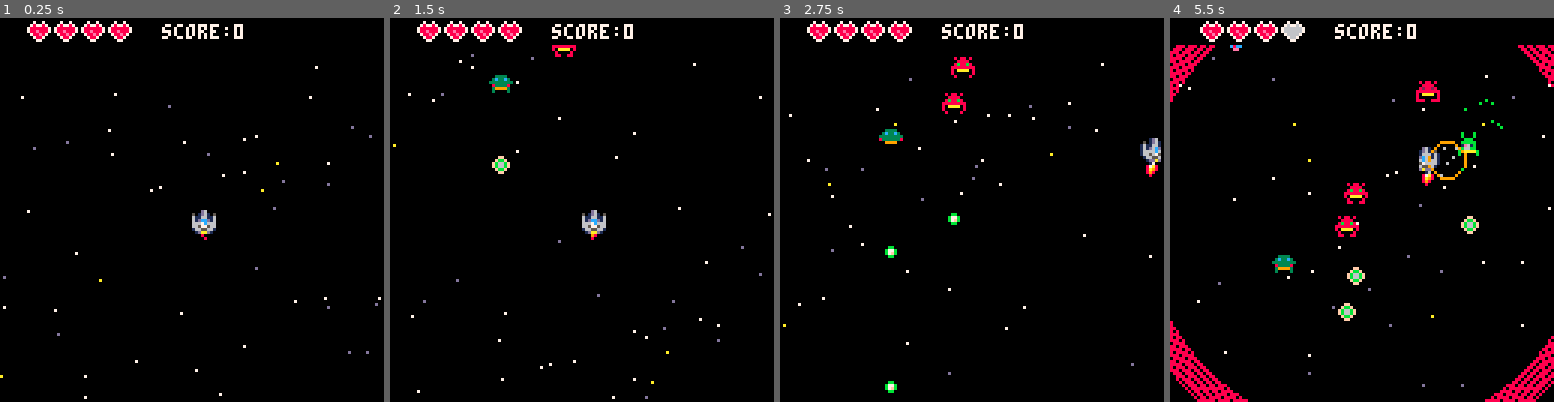
Above: before the commit, frames 1-4 (left to right).
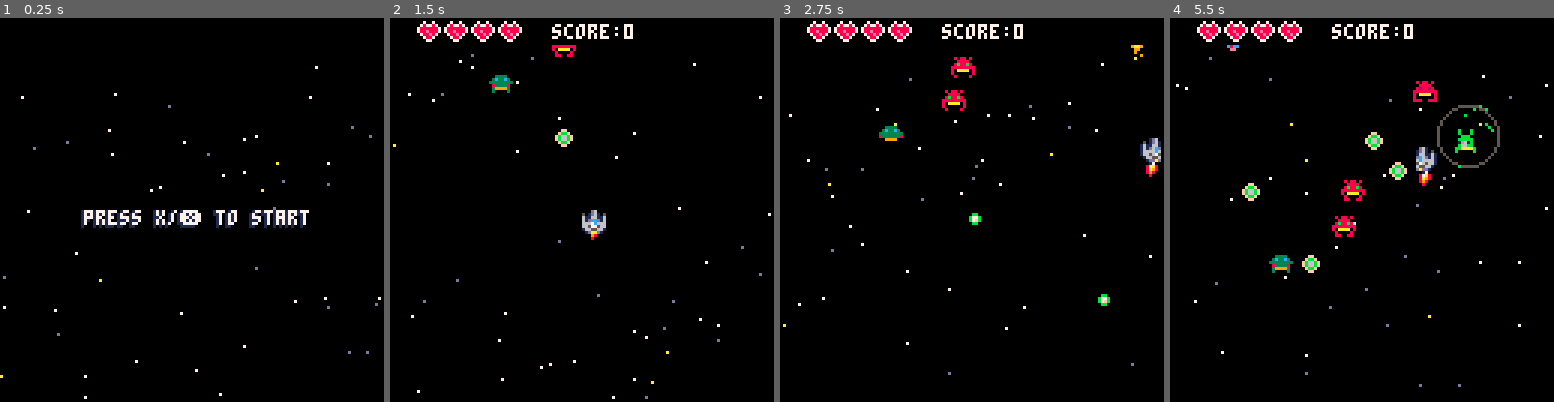
Above: after the commit, the same moments.

Repository: eduszesz/shmup
Game: PICO-8 cartridge myshmup.p8
Two runs of this game, one before a commit and one after it. Both use one fixed random seed, a clock stepped at 60 frames per second and the inputs below.
Inputs:
- Up to frame 1 (0.25 s): no input
- Up to frame 2 (1.5 s): tap X (X key) at 0.33, 1.07 s; tap O (Z key) at 0.7 s
- Up to frame 3 (2.75 s): hold Right 1.6-2.1 s; tap O (Z key) at 1.7, 2.1, 2.5 s; tap X (X key) at 1.85 s; hold Up 2.15-2.42 s; hold Right from 2.47 s (still down)
- Up to frame 4 (5.5 s): tap O (Z key) every 0.4 s from 2.9 to 5.3 s; tap X (X key) at 2.97, 4.08, 5.2 s; release Right at 3.03 s; hold Left 3.08-3.58 s; hold Down 3.63-3.97 s; hold Right 4.02-4.68 s; hold Up 4.73-5.03 s; hold Left from 5.08 s (still down)

The runs differ from the first frame. In frame 1, 3.3% of the frame differs, in the area x 7-81%, y 0-58%; in frame 2, 0.3%; in frame 3, 0.8%; in frame 4, 8.1%, in the area x 0-100%, y 0-100%.

Commit message:
state machine

Diff:
--- a/myshmup.p8
+++ b/myshmup.p8
@@ -6,6 +6,7 @@
 
 function _init()
 	t=0
+	state="start"
 	score=0
 	ship={
 		sp=2,
@@ -39,72 +40,152 @@
 
 function _update()
 	t+=1
-	ship.sp=2
-	ship.sx=0
-	ship.sy=0
-	if btn(0) then
-		ship.sp=1
-		ship.sx=-3
-	end
-	if btn(1) then
-		ship.sp=3
-		ship.sx=3
-	end
-	if btn(2) then
-		ship.sy=-3
-	end
-	if btn(3) then
-		ship.sy=3
-	end
-
-	ship.x+=ship.sx
-	ship.y+=ship.sy
-
-	if ship.x<0 then
-		ship.x=0
-	end
-	if ship.x>120 then
-		ship.x=120
-	end
-
-	if ship.y<0 then
-		ship.y=0
-	end
-	if ship.y>118 then
-		ship.y=118
-	end
-	if t%4<2 then
-		ship.fl=5
-		ship.fli=7
-	else
-		ship.fl=4
-		ship.fli=6
-	end
-
-	if btn(4) then
-		if ftimer<=0 then
-			fire()
-			mksmoke()
-			sfx(1)
-			ftimer=frate
-		end
-	end
-	ftimer-=1
+
+	if state=="start" then
+		update_start()
+	end
+
+	if state=="game" then
+		update_game()
+	end
+
+	if state=="over" then
+		update_over()
+	end
+
+
+
+end
+
+function _draw()
+	cls()
+
+	if state=="start" then
+		draw_start()
+	end
+
+	if state=="game" then
+		draw_game()
+	end
+
+	if state=="over" then
+		draw_over()
+	end
+
+	mkshake()
+	mkflash()
+
+end
+
+function update_start()
 	if btnp(5) then
-		mkenemy()
-	end
-
-
-	--update bullets
+		state="game"
+	end
+end
+
+function update_game()
+	upbullets()
+
+	upe_bullets()
+
+	upenemies()
+
+	upplayer()
+
+	immortal(ship,20)
+end
+
+function update_over()
+
+end
+
+function draw_start()
+	local cl=7
+	if t%16<8 then
+		cl=5
+	end
+	drstars()
+	cprint("press x/❎ to start",63,64,1)
+	cprint("press x/❎ to start",63,65,1)
+	cprint("press x/❎ to start",64,64,cl)
+end
+
+function draw_game()
+	drstars()
+
+	drbullets()
+
+	dre_bullets()
+
+	drenemies()
+
+	drplayer()
+
+	--smokes
+	drsmokes(ship.x,ship.y)
+	--explosions
+	mkexplosions()
+	--debris
+	mkdebris()
+
+	drui()
+end
+
+function draw_over()
+
+end
+
+function mkstars()
+	for i=1,50 do
+		local s={
+									x=rnd(128),
+									y=rnd(128),
+									sy=rnd(1)+1,
+									cl=flr(rnd(4)+7)}
+		if rnd()>0.15 then
+			s.cl=7
+		end
+		if s.sy<1.4 then
+			s.cl=13
+		end
+		add(stars,s)
+	end
+end
+
+function drstars()
+	for s in all(stars) do
+		s.y+=s.sy
+		if s.y>128 then
+			s.y=-10
+			s.x=rnd(128)
+		end
+		pset(s.x,s.y,s.cl)
+	end
+end
+
+function upbullets()
 	for b in all(bullets) do
 		b.y+=b.sy
 		if b.y<-10 then
 			del(bullets,b)
 		end
 	end
-
-	--update e_bullets
+end
+
+function drbullets()
+	for b in all(bullets) do
+		if t%4<2 then
+			b.sp=32
+		else
+			b.sp=33
+		end
+		spr(b.sp,b.x,b.y)
+	end
+end
+
+function upe_bullets()
 	for eb in all(e_bullets) do
+		eb.x+=eb.sx
 		eb.y+=eb.sy
 		if coll(eb,ship) then
 			if not ship.imm then
@@ -121,14 +202,25 @@
 			del(e_bullets,eb)
 		end
 	end
-
-
-	--update enemies
+end
+
+function dre_bullets()
+	for eb in all(e_bullets) do
+		if t%8<4 then
+			eb.sp=34
+		else
+			eb.sp=35
+		end
+		spr(eb.sp,eb.x,eb.y)
+	end
+end
+
+function upenemies()
 	for e in all(enemies) do
 		if t%30==0 then
 			if rnd()>0.5 then
 				e.imm=true
-				ene_fire(e.x+(-4+4*e.wd),e.y+(4*e.ht))
+				ene_fire(e.x+(-4+4*e.wd),e.y+(4*e.ht),rnd(),2)
 			end
 		end
 		e.y+=e.sy
@@ -162,49 +254,9 @@
 			end
 		end
 	end
-
-	immortal(ship,20)
-
-end
-
-function _draw()
-	cls()
-
-	mkshake()
-	mkflash()
-	--stars
-	for s in all(stars) do
-		s.y+=s.sy
-		if s.y>128 then
-			s.y=-10
-			s.x=rnd(128)
-		end
-		pset(s.x,s.y,s.cl)
-	end
-
-
-	--bullets
-	for b in all(bullets) do
-		if t%4<2 then
-			b.sp=32
-		else
-			b.sp=33
-		end
-		spr(b.sp,b.x,b.y)
-	end
-
-	--enemies bullets
-	for eb in all(e_bullets) do
-		if t%8<4 then
-			eb.sp=34
-		else
-			eb.sp=35
-		end
-		spr(eb.sp,eb.x,eb.y)
-	end
-
-
-	--enemies
+end
+
+function drenemies()
 	for e in all(enemies) do
 		if t%(6*e.wd)==0 then
 			e.sp+=e.wd
@@ -216,8 +268,66 @@
 		spr(e.sp,e.x,e.y,e.wd,e.ht)
 		pal()
 	end
-
-	--player
+end
+
+function upplayer()
+	ship.sp=2
+	ship.sx=0
+	ship.sy=0
+	if btn(0) then
+		ship.sp=1
+		ship.sx=-3
+	end
+	if btn(1) then
+		ship.sp=3
+		ship.sx=3
+	end
+	if btn(2) then
+		ship.sy=-3
+	end
+	if btn(3) then
+		ship.sy=3
+	end
+
+	ship.x+=ship.sx
+	ship.y+=ship.sy
+
+	if ship.x<0 then
+		ship.x=0
+	end
+	if ship.x>120 then
+		ship.x=120
+	end
+
+	if ship.y<9 then
+		ship.y=9
+	end
+	if ship.y>118 then
+		ship.y=118
+	end
+	if t%4<2 then
+		ship.fl=5
+		ship.fli=7
+	else
+		ship.fl=4
+		ship.fli=6
+	end
+
+	if btn(4) then
+		if ftimer<=0 then
+			fire()
+			mksmoke()
+			sfx(1)
+			ftimer=frate
+		end
+	end
+	ftimer-=1
+	if btnp(5) then
+		mkenemy()
+	end
+end
+
+function drplayer()
 	sprflash(ship)
 	spr(ship.sp,ship.x,ship.y)
 	pal()
@@ -227,16 +337,10 @@
 	else
 		spr(ship.fli,ship.x,ship.y+8)
 	end
-
-	--smokes
-	drsmokes(ship.x,ship.y)
-	--explosions
-	mkexplosions()
-	--debris
-	mkdebris()
-
-	--ui
-	rectfill(0,0,126,8,0)
+end
+
+function drui()
+	rectfill(0,0,127,8,0)
 	--rect(0,0,127,8,6)
 	for i=1,4 do
 		spr(50,9*i,1)
@@ -250,24 +354,6 @@
 		print("score:"..score.."00",54,2,7)
 	end
 end
-
-function mkstars()
-	for i=1,50 do
-		local s={
-									x=rnd(128),
-									y=rnd(128),
-									sy=rnd(1)+1,
-									cl=flr(rnd(4)+7)}
-		if rnd()>0.15 then
-			s.cl=7
-		end
-		if s.sy<1.4 then
-			s.cl=13
-		end
-		add(stars,s)
-	end
-end
-
 
 function fire()
 	local b={
@@ -413,13 +499,15 @@
 	end
 end
 
-function ene_fire(_x,_y)
+function ene_fire(_x,_y,_ang,_spd)
+	local sx=sin(_ang)*_spd
+	local sy=cos(_ang)*_spd
 	local eb={
 								sp=32,
 								x=_x,
 								y=_y,
-								sx=0,
-								sy=2,
+								sx=sx,
+								sy=sy,
 								box={x1=2,y1=2,x2=6,y2=6}}
 	add(e_bullets,eb)
 end
@@ -474,6 +562,10 @@
 		flash=0
 		cls()
 	end
+end
+
+function cprint(txt,x,y,c)
+ print(txt,x-#txt*2,y,c)
 end
 __gfx__
 0000000000d61000000d60000001d600000170000009100000098000000800000000000000000000000000000000000000000000000000000000000000000000
@@ -485,7 +577,7 @@
 0000000006556610166556610166556000000000000000000000000000000000000ee000000ee000000ee000000ee00000000000039999300399993000000000
 000000000dadd10001daad10001ddad0000000000000000000000000000000000000000000000000000000000000000000000000000000000300003000000000
 0000000b0000000000000000000000000b000b00000000000000000000b000b008088080080880800808808008088080001122cccc221100001122cccc221100
-b00000b0b00000bbb00000b0000000bb0b000b00000000000000000000b000b000888800008888000088880000888800001122cccc221100001122cccc221100
+b00000b0b00000bbb00000b0000000bb0b000b00000000000000000000b000b000888800008888000088880000888800001122cccc221100011122cccc221110
 0bbbbb000bbbbb000bbbbb0b3bbbbb0000bbb0000b000b0000b000b0000bbb0008b88b800828828008b88b8008288280111ccc5555ccc111111ccc5555ccc111
 0b707b000b707b000b707b000b333b000bbbbb0000bbb000000bbb0000bbbbb088888888888888888888888888888888111cc57ee75cc11111ccc522225ccc11
 0bb66b000bb66b000bb66b000bb66b0001e61b000bbbbb0000bbbbb000b16e1080aaaa0880aaaa0880aaaa0880aaaa081ccccc7887ccccc11ccccc2222ccccc1
@@ -499,7 +591,7 @@
 000990000009900000b7fb000fb66bf0000000000000000000000000000000000000000000000000000000000000000011c0000000000c1101cc00000000cc11
 0000900000090000000bb00000fbbf00000000000000000000000000000000000000000000000000000000000000000001cc00000000cc10011c00000000c110
 009000000000090000000000000ff0000000000000000000000000000000000000000000000000000000000000000000011c00000000c110001ccc0000ccc100
-0000a000000a000000000000000000000000000000000000000000000000000000000000000000000000000000000000001ccc0000ccc1000000000000000000
+0000a000000a000000000000000000000000000000000000000000000000000000000000000000000000000000000000001ccc0000ccc1000001110000111000
 00000000007007000070070000000000000000000000000000000000000000000000000000000000000000000000000000000000000000000000000000000000
 00800800078778700767767000000000000000000000000000000000000000000000000000000000000000000000000000000000000000000000000000000000
 08888880788888877666666700000000000000000000000000000000000000000000000000000000000000000000000000000000000000000000000000000000
